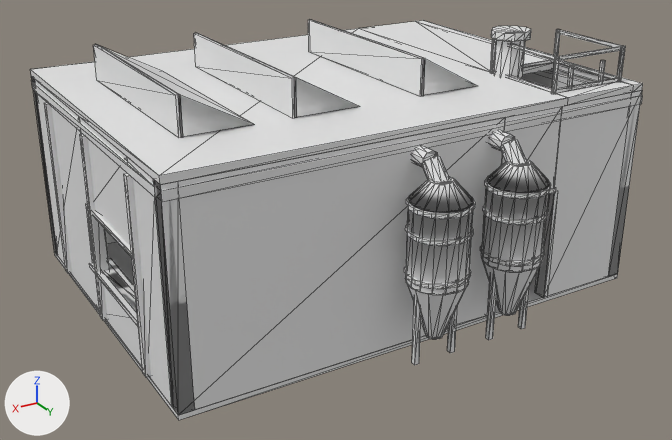
The OBJ model assets/tts/faultline-first-ruin-r1/sorting-hall-roof.obj: old version first, new version second.
Camera for both pictures: a 50 mm lens placed at (7.28, 12.38, 7.02), pointed at (0.27, 0.68, 1.17). The lights are fixed; the arrows at lower left show +X, +Y and +Z. The picture after the commit comes second. Mesh edges are drawn as thin lines. Where no turn or scale is listed for an object, it has been applied to the vertices.

The first picture shows 'sorting-hall-roof'.
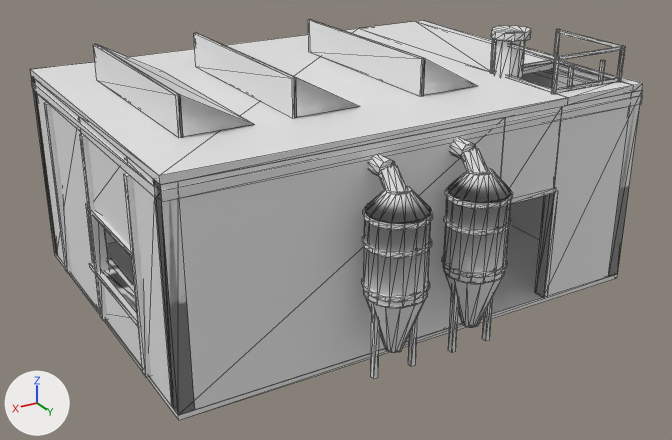
The change, as JSON lines over the scene's bpy script:
```json
{"block": "me_sorting_hall_roof", "where": "me_sorting_hall_roof.from_pydata(...)  # 1518 vertices, 2624 faces; spans x -3.99..3.98, y -2.98..3.82, z 0.0..4.03"}
{"block": "me_sorting_hall_roof", "where": "# used by ob_sorting_hall_roof; location = (0.0, 0.0, 0.0)"}
{"block": "me_sorting_hall_roof", "change": "me_sorting_hall_roof part 1: the loose piece of 8 vertices spanning x -1.39..-1.31, y 3.33..3.41, z 0.06..1.23 is moved by (0.68, 0.0, 0.0)"}
{"block": "me_sorting_hall_roof", "change": "me_sorting_hall_roof part 2: the loose piece of 8 vertices spanning x -0.77..-0.69, y 3.33..3.41, z 0.06..1.23 is moved by (0.68, 0.0, 0.0)"}
{"block": "me_sorting_hall_roof", "change": "me_sorting_hall_roof part 3: the loose piece of 28 vertices spanning x -1.46..-0.62, y 2.94..3.8, z 0.42..1.28 is moved by (0.68, 0.0, 0.0)"}
{"block": "me_sorting_hall_roof", "change": "me_sorting_hall_roof part 4: the loose piece of 48 vertices spanning x -1.47..-0.61, y 2.94..3.8, z 1.27..2.73 is moved by (0.68, 0.0, 0.0)"}
{"block": "me_sorting_hall_roof", "change": "me_sorting_hall_roof part 5: the loose piece of 28 vertices spanning x -1.48..-0.6, y 2.92..3.82, z 1.37..1.43 is moved by (0.68, 0.0, 0.0)"}
{"block": "me_sorting_hall_roof", "change": "me_sorting_hall_roof part 6: the loose piece of 28 vertices spanning x -1.48..-0.6, y 2.92..3.82, z 1.99..2.05 is moved by (0.68, 0.0, 0.0)"}
{"block": "me_sorting_hall_roof", "change": "me_sorting_hall_roof part 7: the loose piece of 28 vertices spanning x -1.48..-0.6, y 2.92..3.82, z 2.37..2.43 is moved by (0.68, 0.0, 0.0)"}
{"block": "me_sorting_hall_roof", "change": "me_sorting_hall_roof part 8: the loose piece of 35 vertices spanning x -1.17..-0.91, y 2.79..3.47, z 2.56..3.05 is moved by (0.68, 0.0, 0.0)"}
{"block": "me_sorting_hall_roof", "change": "me_sorting_hall_roof part 9: the loose piece of 8 vertices spanning x -0.07..0.01, y 3.33..3.41, z 0.06..1.23 is moved by (0.68, 0.0, 0.0)"}
{"block": "me_sorting_hall_roof", "change": "me_sorting_hall_roof part 10: the loose piece of 8 vertices spanning x 0.55..0.63, y 3.33..3.41, z 0.06..1.23 is moved by (0.68, 0.0, 0.0)"}
{"block": "me_sorting_hall_roof", "change": "me_sorting_hall_roof part 11: the loose piece of 28 vertices spanning x -0.14..0.7, y 2.94..3.8, z 0.42..1.28 is moved by (0.68, 0.0, 0.0)"}
{"block": "me_sorting_hall_roof", "change": "me_sorting_hall_roof part 12: the loose piece of 48 vertices spanning x -0.15..0.71, y 2.94..3.8, z 1.27..2.73 is moved by (0.68, 0.0, 0.0)"}
{"block": "me_sorting_hall_roof", "change": "me_sorting_hall_roof part 13: the loose piece of 28 vertices spanning x -0.16..0.72, y 2.92..3.82, z 1.37..1.43 is moved by (0.68, 0.0, 0.0)"}
{"block": "me_sorting_hall_roof", "change": "me_sorting_hall_roof part 14: the loose piece of 28 vertices spanning x -0.16..0.72, y 2.92..3.82, z 1.99..2.05 is moved by (0.68, 0.0, 0.0)"}
{"block": "me_sorting_hall_roof", "change": "me_sorting_hall_roof part 15: the loose piece of 28 vertices spanning x -0.16..0.72, y 2.92..3.82, z 2.37..2.43 is moved by (0.68, 0.0, 0.0)"}
{"block": "me_sorting_hall_roof", "change": "me_sorting_hall_roof part 16: the loose piece of 35 vertices spanning x 0.14..0.41, y 2.79..3.47, z 2.56..3.05 is moved by (0.68, 0.0, 0.0)"}
```

What differs and where, as boxes [x1, y1, x2, y2] in the pictures (672 x 440 px; the box of a moved part takes in the faces that stretch with it):
```json
{"part": 1, "of": "me_sorting_hall_roof", "change": "moved or reshaped", "before": [518, 288, 529, 329], "after": [482, 297, 493, 341]}
{"part": 2, "of": "me_sorting_hall_roof", "change": "moved or reshaped", "before": [486, 276, 497, 340], "after": [448, 287, 459, 353]}
{"part": 3, "of": "me_sorting_hall_roof", "change": "moved or reshaped", "before": [481, 256, 539, 315], "after": [443, 267, 502, 328]}
{"part": 4, "of": "me_sorting_hall_roof", "change": "moved or reshaped", "before": [481, 160, 550, 272], "after": [443, 168, 512, 284]}
{"part": 5, "of": "me_sorting_hall_roof", "change": "moved or reshaped", "before": [480, 245, 545, 266], "after": [442, 255, 508, 278]}
{"part": 6, "of": "me_sorting_hall_roof", "change": "moved or reshaped", "before": [483, 204, 549, 225], "after": [444, 214, 511, 236]}
{"part": 7, "of": "me_sorting_hall_roof", "change": "moved or reshaped", "before": [485, 176, 551, 199], "after": [445, 185, 513, 209]}
{"part": 8, "of": "me_sorting_hall_roof", "change": "moved or reshaped", "before": [489, 130, 527, 165], "after": [450, 138, 489, 174]}
{"part": 9, "of": "me_sorting_hall_roof", "change": "moved or reshaped", "before": [447, 308, 457, 353], "after": [408, 317, 418, 366]}
{"part": 10, "of": "me_sorting_hall_roof", "change": "moved or reshaped", "before": [412, 299, 421, 365], "after": [371, 311, 379, 379]}
{"part": 11, "of": "me_sorting_hall_roof", "change": "moved or reshaped", "before": [408, 285, 467, 339], "after": [363, 290, 426, 353]}
{"part": 12, "of": "me_sorting_hall_roof", "change": "moved or reshaped", "before": [406, 177, 474, 295], "after": [364, 186, 431, 308]}
{"part": 13, "of": "me_sorting_hall_roof", "change": "moved or reshaped", "before": [404, 266, 471, 289], "after": [362, 277, 430, 302]}
{"part": 14, "of": "me_sorting_hall_roof", "change": "moved or reshaped", "before": [405, 223, 474, 246], "after": [362, 235, 432, 258]}
{"part": 15, "of": "me_sorting_hall_roof", "change": "moved or reshaped", "before": [406, 194, 476, 219], "after": [363, 204, 433, 230]}
{"part": 16, "of": "me_sorting_hall_roof", "change": "moved or reshaped", "before": [411, 146, 450, 183], "after": [368, 154, 407, 193]}
```
